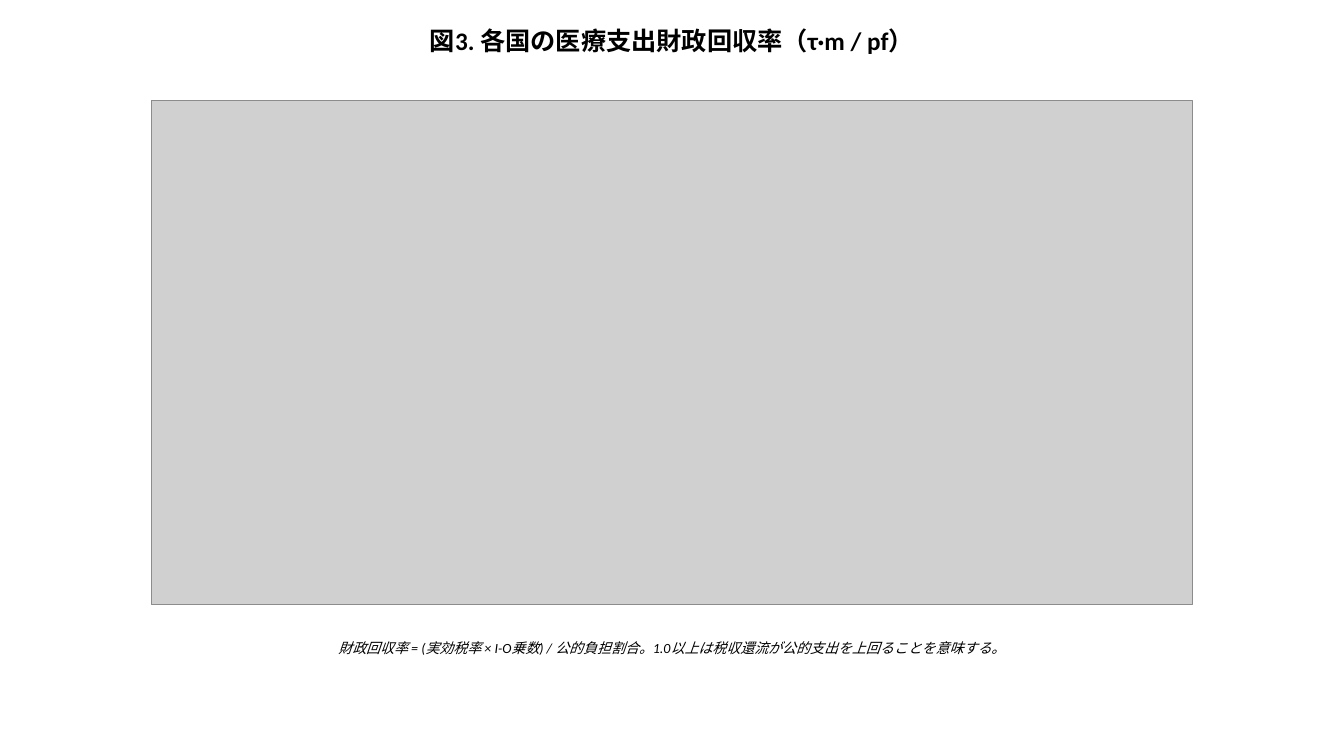
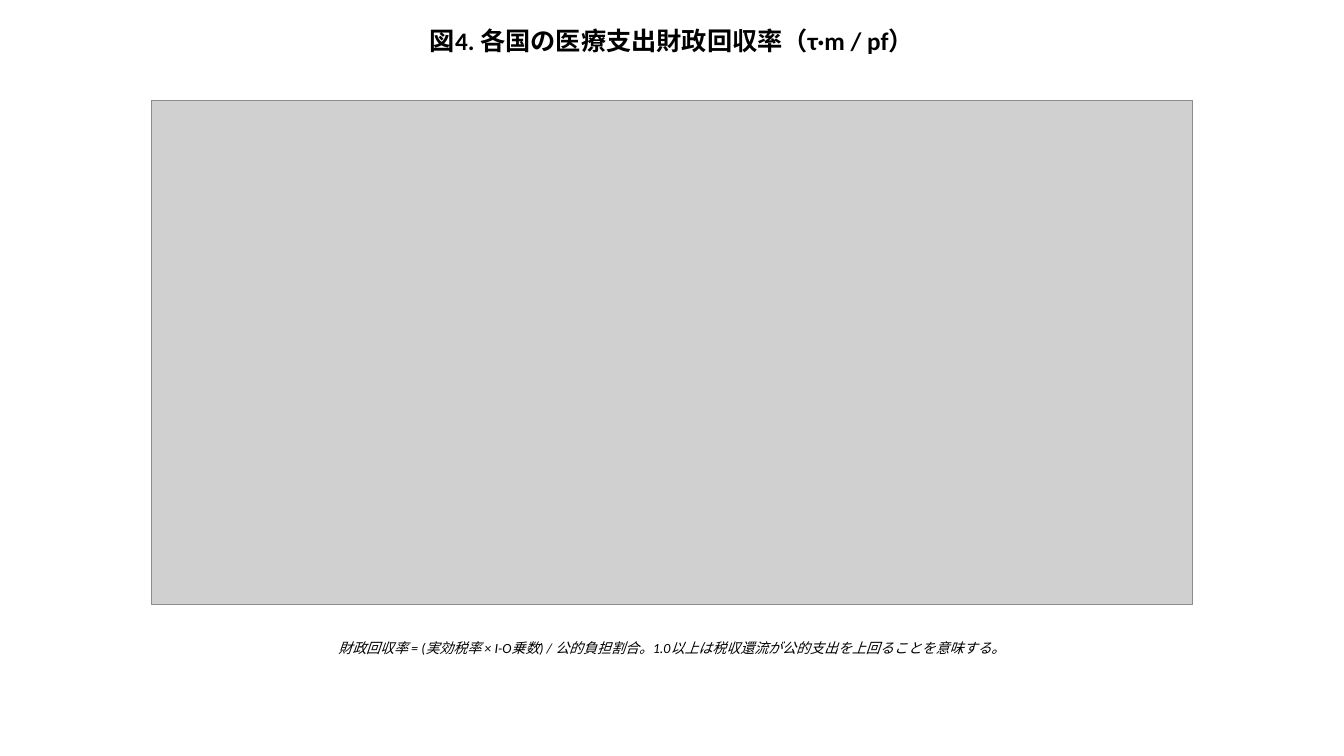
Before and after one commit to bougtoir/kotha-rct-decomposition, a slide deck: slide 4 of healthcare_economic_effect/output/pptx/Healthcare_Economic_Effect_Figures_JA.pptx (slide 3 before the commit). Drawn at 1344x756 pixels with LibreOffice and Linux fonts; fonts in the diff are those of the drawing; grey boxes stand for pictures. Boxes give left, top, right and bottom in pixels: in the first picture for what was removed or moved away, otherwise in the second. Text is boxed around its words. In the diff, an @@ line names an element or a change of style, - is before the commit and + after.

```diff
--- a/healthcare_economic_effect/output/pptx/Healthcare_Economic_Effect_Figures_JA.pptx
+++ b/healthcare_economic_effect/output/pptx/Healthcare_Economic_Effect_Figures_JA.pptx
@@ text at (x1=430, y1=28, x2=914, y2=54): text changed @@
-図3. 各国の医療支出財政回収率（τ·m / pf）
+図4. 各国の医療支出財政回収率（τ·m / pf）
```
Also in this commit, not shown: 4 other slides changed, 18 other files.
